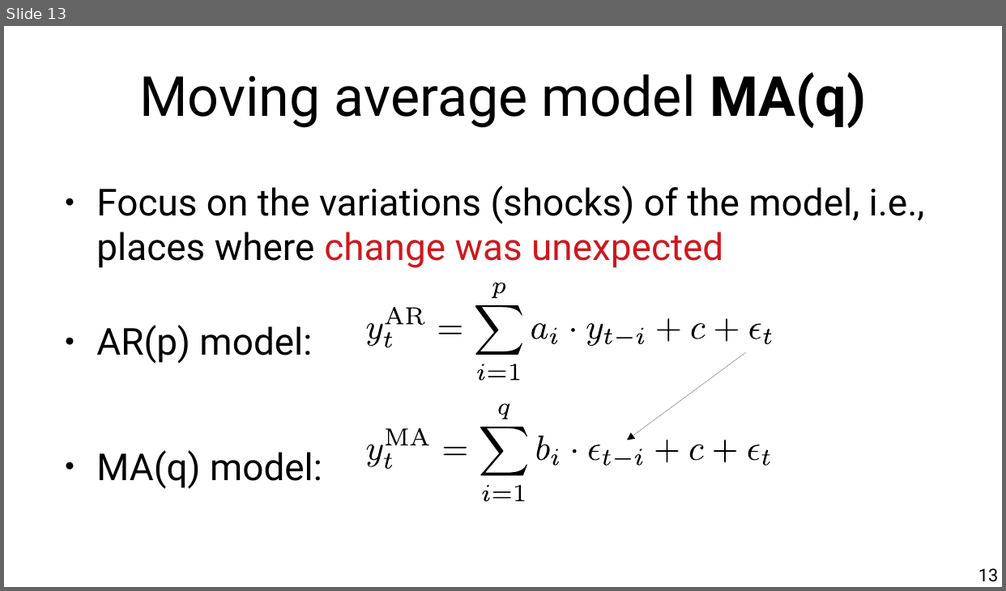
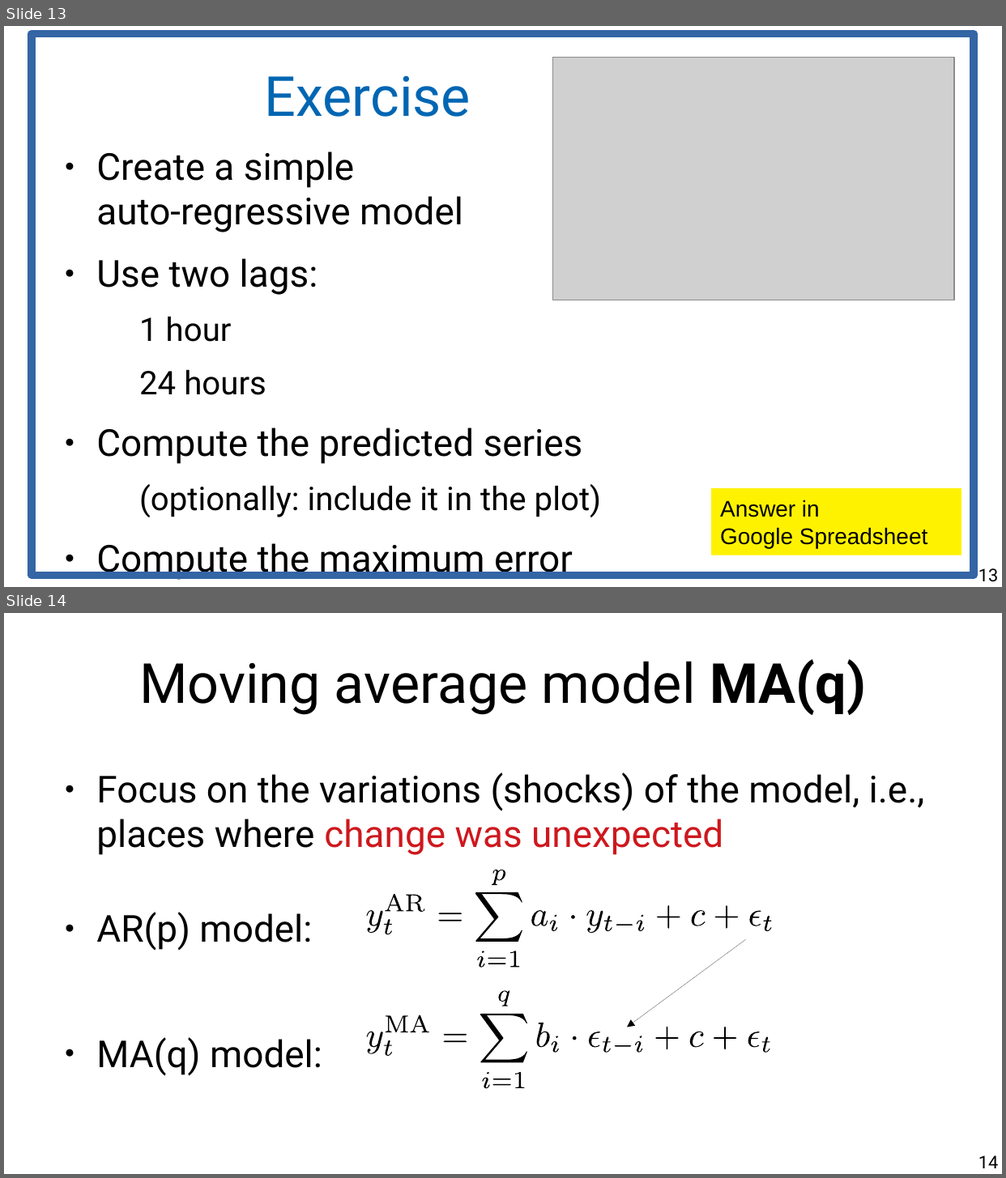
Before and after one commit to marco-calautti/data-mining-course, a slide deck: theory/tt29_forecasting.odp. Shown one above the other, each under a label of ours: slide 13 before the commit, slides 13 and 14 after it. The pictures are 1006x591 and 1006x1178 pixels, drawn with LibreOffice and Linux fonts; fonts in the diff are those of the drawing; grey boxes stand for pictures. Boxes give left, top, right and bottom in pixels: in the first picture for what was removed or moved away, otherwise in the second. Text is boxed around its words. In the diff, an @@ line names an element or a change of style, - is before the commit and + after.

```diff
--- a/theory/tt29_forecasting.odp
+++ b/theory/tt29_forecasting.odp
@@ slide 13 added at <box>4,26,1002,587</box>, background #FFFFFF @@
@@ rectangle added at <box>32,33,974,576</box>, outline #3465A4 6.01 pt @@
@@ picture added at <box>552,58,954,301</box> @@
@@ title added at <box>265,75,471,117</box>, 44 pt, text #0066B3 @@
+Exercise
@@ text added at <box>96,152,601,580</box>, 29.6 pt, text #000000 @@
+● Create a simple
+  auto-regressive model
+● Use two lags:
+  1 hour
+  24 hours
+● Compute the predicted series
+  (optionally: include it in the plot)
+● Compute the maximum error
@@ rectangle added at <box>711,489,961,556</box>, fill #FFF200, 18 pt, text #000000 @@
+Answer in
+Google Spreadsheet
@@ page number added at <box>978,569,998,582</box>, 14 pt, text #000000 @@
+13
@@ what was slide 13 is now slide 14 @@
@@ page number at <box>978,1156,998,1169</box>: text changed @@
-13
+14
```
Also in this commit, not shown: 5 slides changed, 3 other files.
